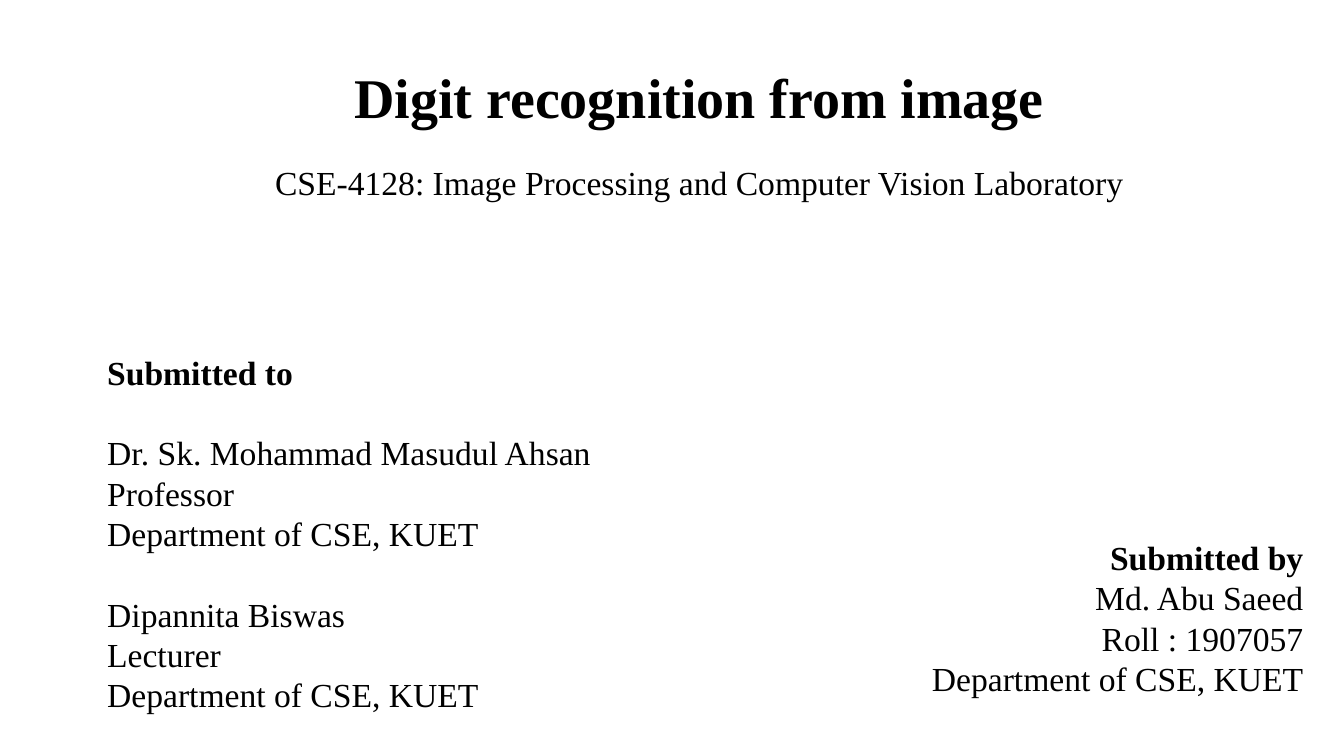
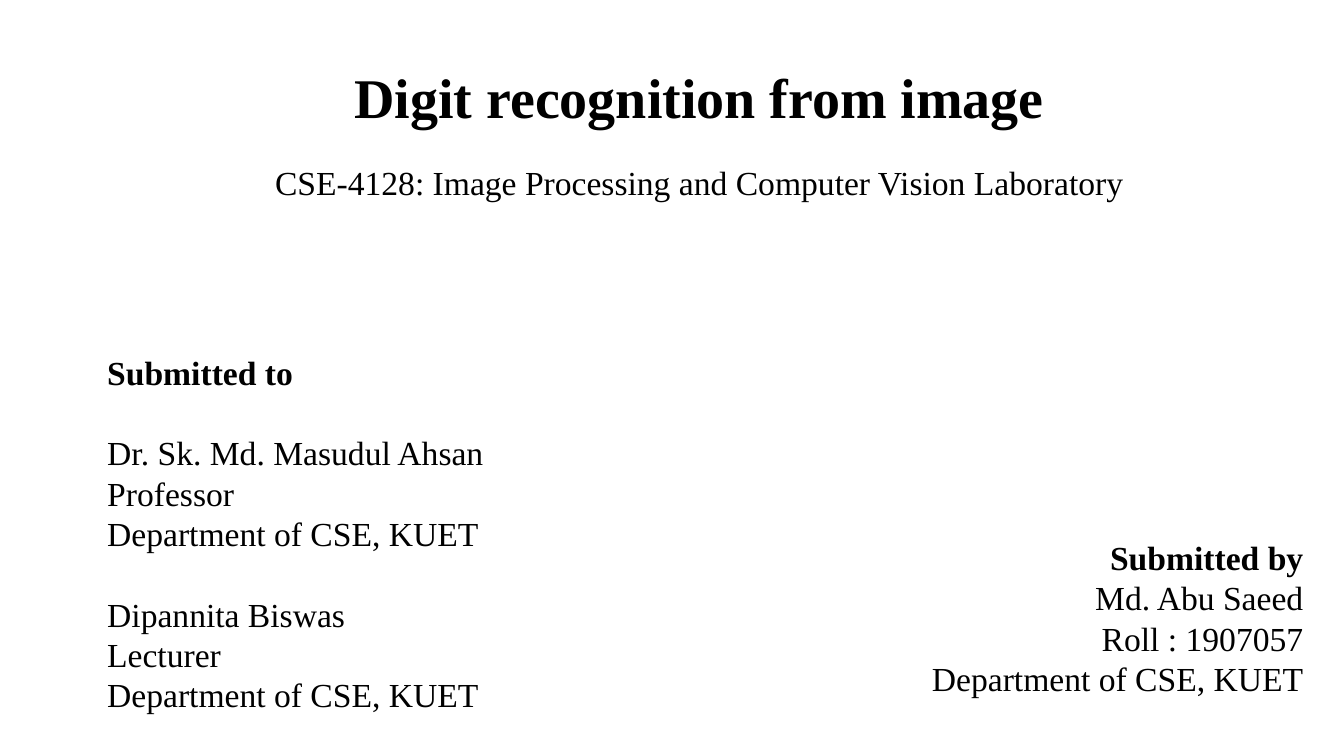
Before and after one commit to abusaeed2433/ImageCodes, a slide deck: slide 1 of Project/docs/1907057.pptx. Drawn at 1344x756 pixels with LibreOffice and Linux fonts; fonts in the diff are those of the drawing. Boxes give left, top, right and bottom in pixels: in the first picture for what was removed or moved away, otherwise in the second. Text is boxed around its words. In the diff, an @@ line names an element or a change of style, - is before the commit and + after.

```diff
--- a/Project/docs/1907057.pptx
+++ b/Project/docs/1907057.pptx
@@ text at <box>107,441,483,466</box>: text changed @@
-Dr. Sk. Mohammad Masudul Ahsan
+Dr. Sk. Md. Masudul Ahsan
```
Also in this commit, not shown: 2 other files.
